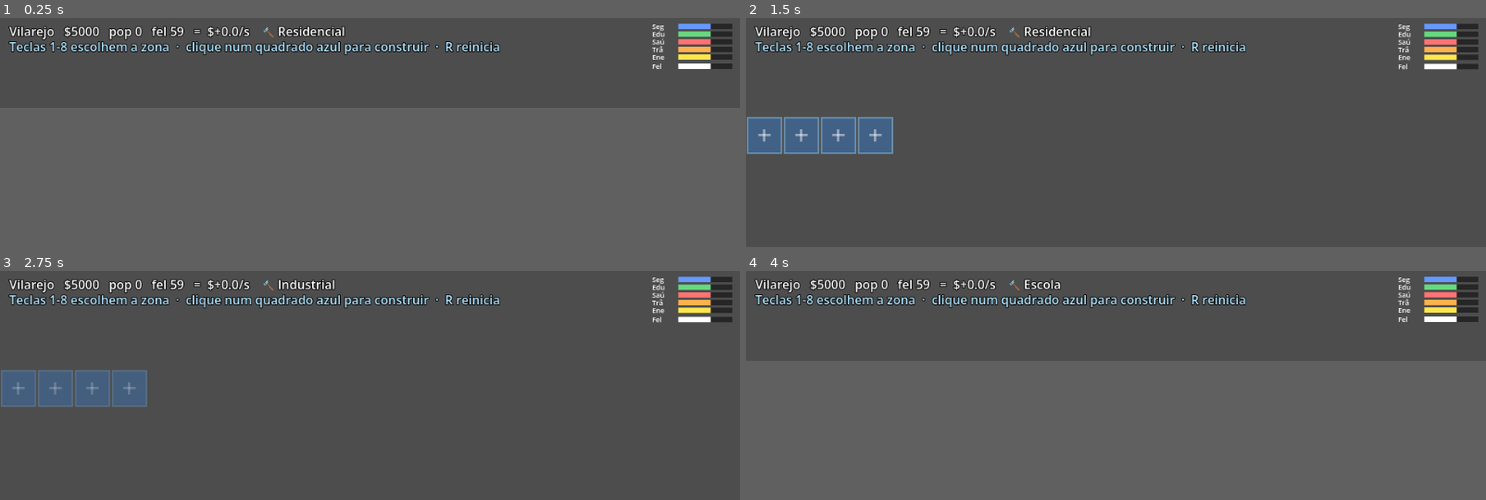
Above: before the commit, frames 1-4 (two rows, left to right).
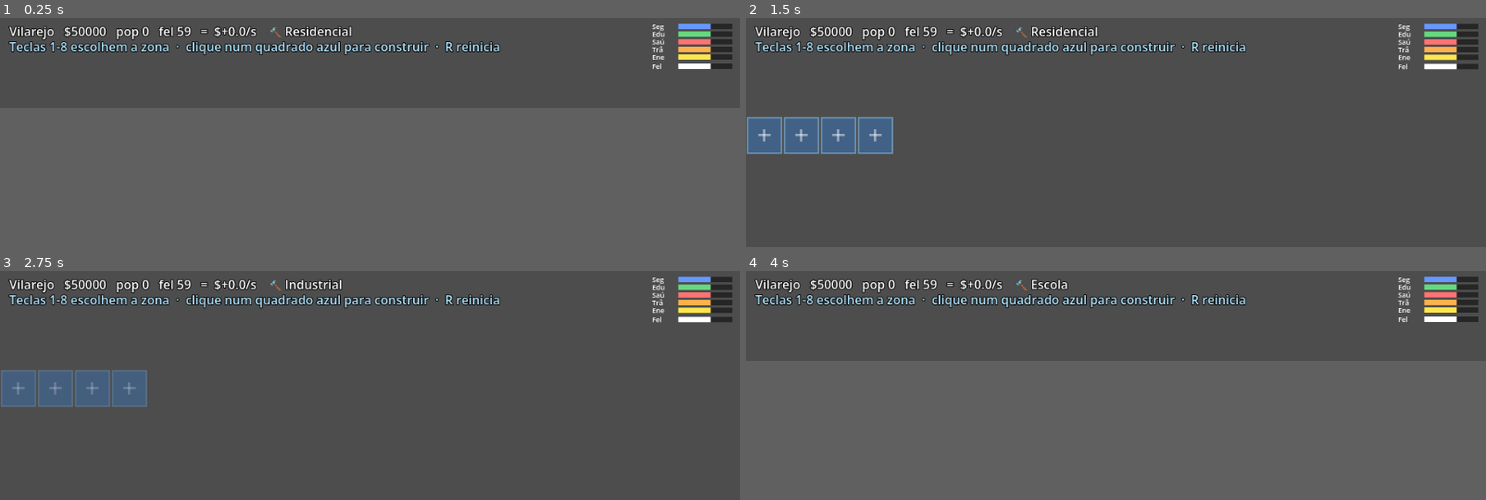
Above: after the commit, the same moments.

Repository: andrewsmedina/yourcity
Game: Godot game, scene res://scenes/main.tscn
Same seed, same stepped clock (60 frames per second), same inputs: the game is played once before the commit and once after it.
Inputs (mouse positions are in pixels of both pictures, inside the frame that each line leads up to):
- Up to frame 1 (0.25 s): no input
- Up to frame 2 (1.5 s): tap Enter at 0.5 s; move the mouse to (1278, 56) at 0.52 s; tap 1 at 0.6 s; click (1278, 56) at 0.67 s; tap Space at 0.77, 1.25 s; drag from (968, 66) to (1079, 79) at 1.27 s
- Up to frame 3 (2.75 s): move the mouse to (444, 293) at 2.02 s; tap 3 at 2.1 s; click (444, 293) at 2.17 s
- Up to frame 4 (4 s): drag from (1079, 332) to (894, 300) at 2.77 s; move the mouse to (1338, 328) at 3.52 s; tap 5 at 3.6 s; click (1338, 328) at 3.67 s; tap Space at 3.77 s

The runs differ from the first frame. In frame 1, 0.9% of the frame differs, in the area x 13-48%, y 3-10%; in frame 2, 0.9%; in frame 3, 0.9%; in frame 4, 0.8%.

Commit message:
Raise starting money to 50000
Per request, start with more cash so the city is comfortable to build out
while testing. Provisional balance value.

Co-Authored-By: Claude Opus 4.8 (1M context) <noreply@anthropic.com>

Diff:
--- a/scripts/sim/city_sim.gd
+++ b/scripts/sim/city_sim.gd
@@ -176,7 +176,7 @@
 
 var _crisis_elapsed := {}  # CrisisType -> seconds active (key present iff active)
 
-func _init(starting_money: float = 5000.0) -> void:
+func _init(starting_money: float = 50000.0) -> void:
 	money = starting_money
 	population = 0.0
 	for ind in INDICATORS:
